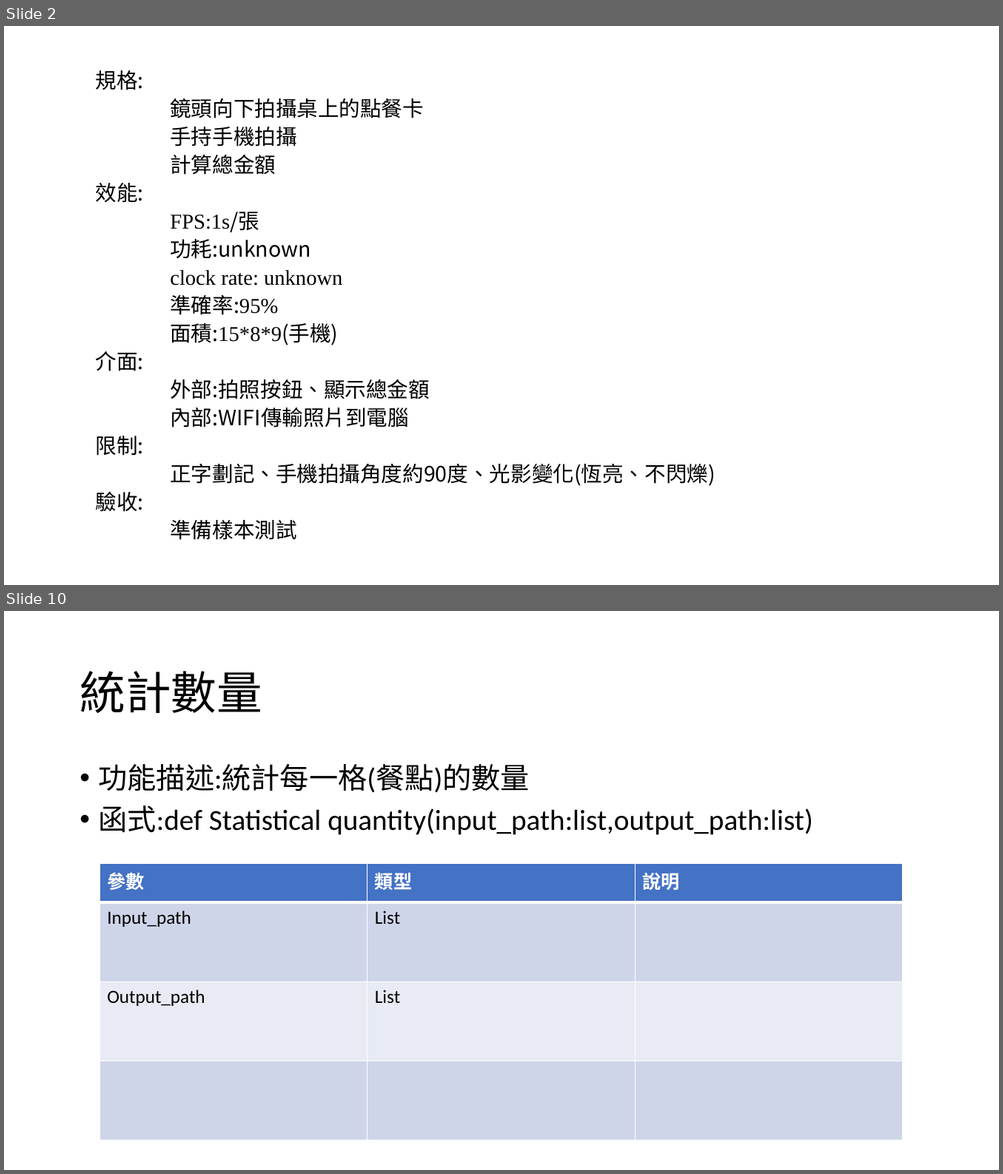
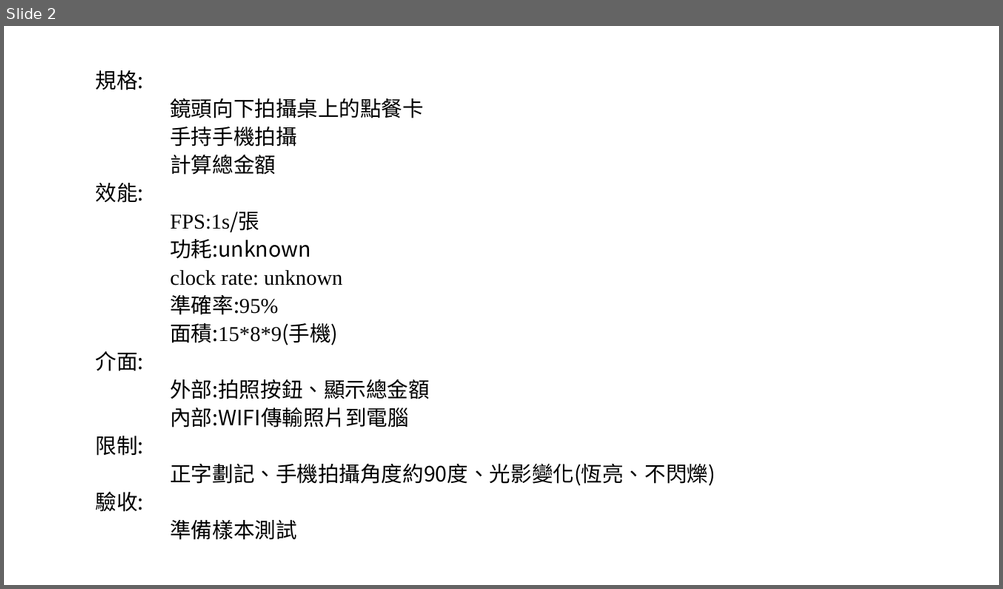
Before and after one commit to austin9328/Embedded_system, a slide deck: final_project/影像辨識 final_project.pptx. Shown one above the other, each under a label of ours: slides 2 and 10 before the commit, slide 2 after it; the slides between them are not shown. The pictures are 1003x1174 and 1003x589 pixels, drawn with LibreOffice and Linux fonts; fonts in the diff are those of the drawing. Boxes give left, top, right and bottom in pixels: in the first picture for what was removed or moved away, otherwise in the second. Text is boxed around its words. In the diff, an @@ line names an element or a change of style, - is before the commit and + after.

```diff
--- a/final_project/影像辨識 final_project.pptx
+++ b/final_project/影像辨識 final_project.pptx
@@ slide 10 removed at (4, 611, 999, 1170), background #FFFFFF @@
@@ title removed at (79, 671, 262, 713) @@
-統計數量
@@ text removed at (99, 764, 813, 835) @@
-• 功能描述:統計每一格(餐點)的數量
-• 函式:def Statistical quantity(input_path:list,output_path:list)
@@ table removed at (99, 864, 903, 1141), 4 rows, 3 columns @@
-參數 | 類型 | 說明
-Input_path | List | 
-Output_path | List | 
- |  | 
```
Also in this commit, not shown: 7 slides changed, 3 slides added, 2 other slides removed.
